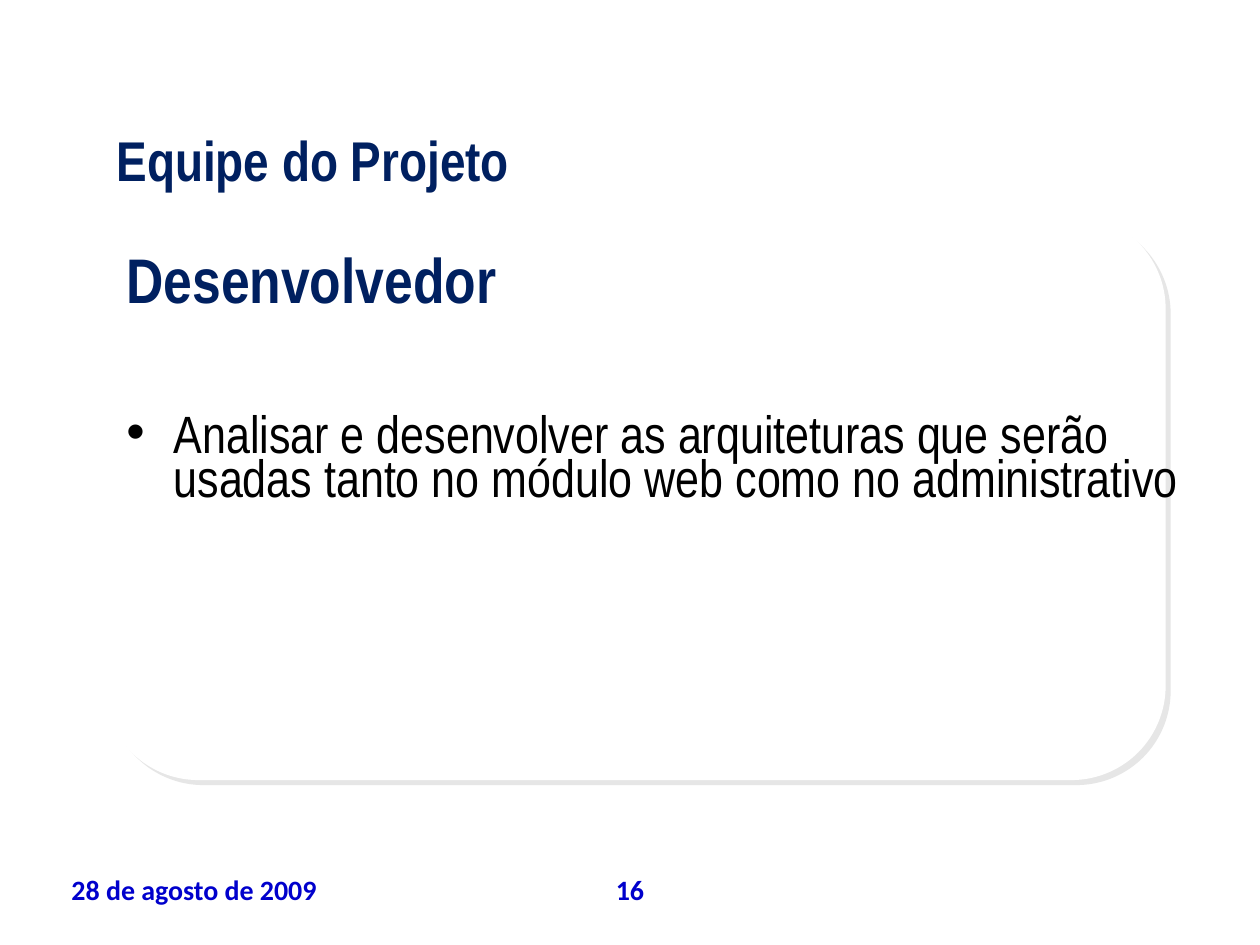
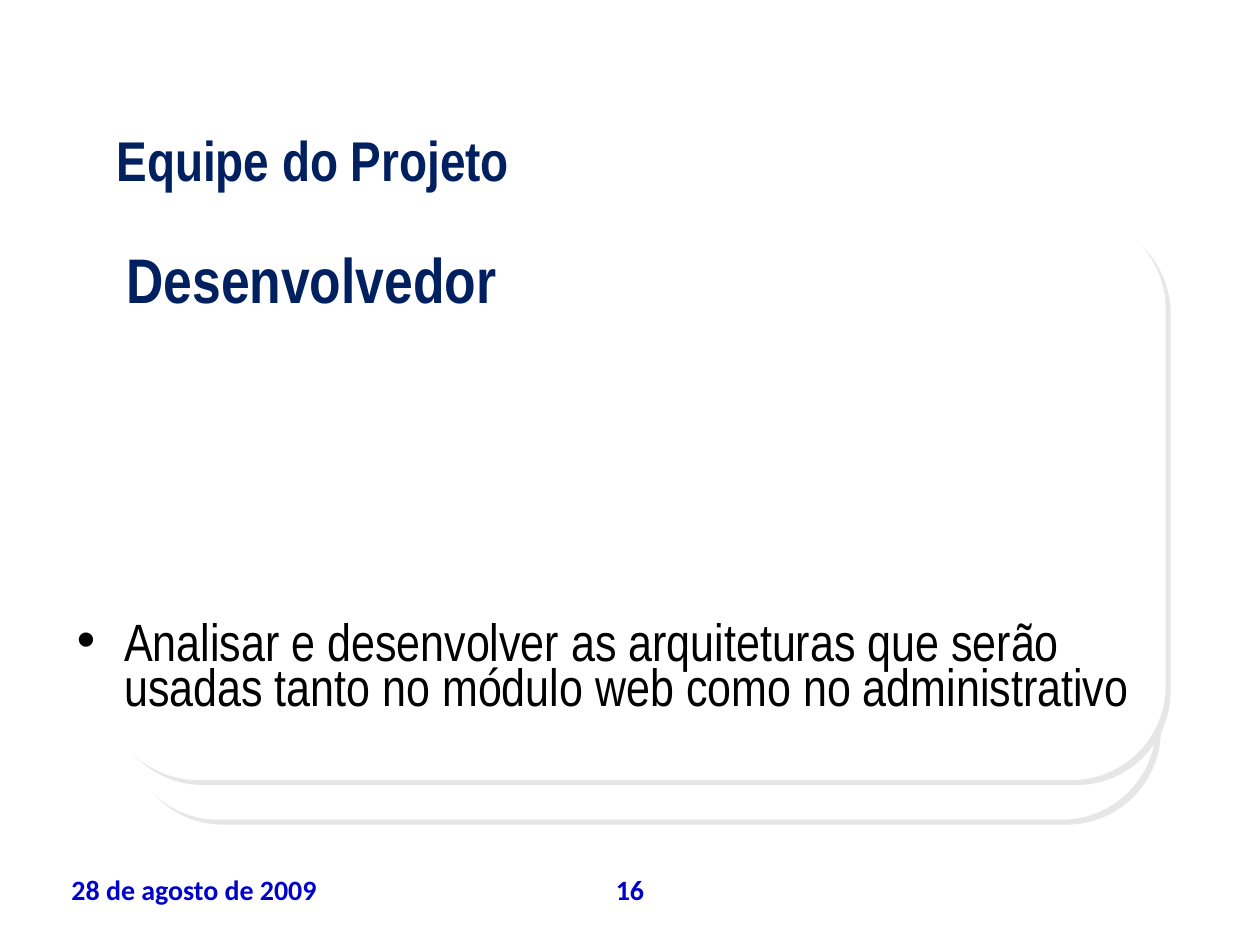
Before and after one commit to leoevaristo/psa20092, a slide deck: slide 16 of ARTEFATOS/TAP_apresentacao.ppt. Drawn at 1260x945 pixels with LibreOffice and Linux fonts; fonts in the diff are those of the drawing; background and template pictures are left out. Boxes give left, top, right and bottom in pixels: in the first picture for what was removed or moved away, otherwise in the second. Text is boxed around its words. In the diff, an @@ line names an element or a change of style, - is before the commit and + after.

```diff
--- a/ARTEFATOS/TAP_apresentacao.ppt
+++ b/ARTEFATOS/TAP_apresentacao.ppt
@@ rounded rectangle added at <box>123,255,1155,820</box>, fill #FFFFFF @@
@@ text "Analisar e desenvolver as arquiteturas ...": place and size @@
-text "Analisar e desenvolver as arquiteturas ..." at <box>174,415,1177,498</box>
+text "Analisar e desenvolver as arquiteturas ..." at <box>124,623,1128,707</box>
```
Also in this commit, not shown: 24 other slides changed.
